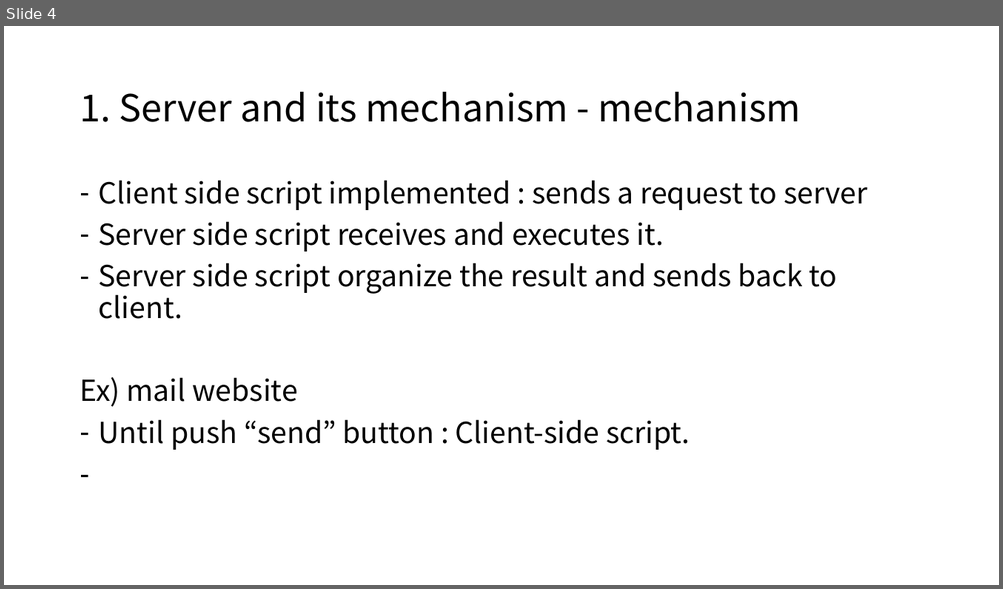
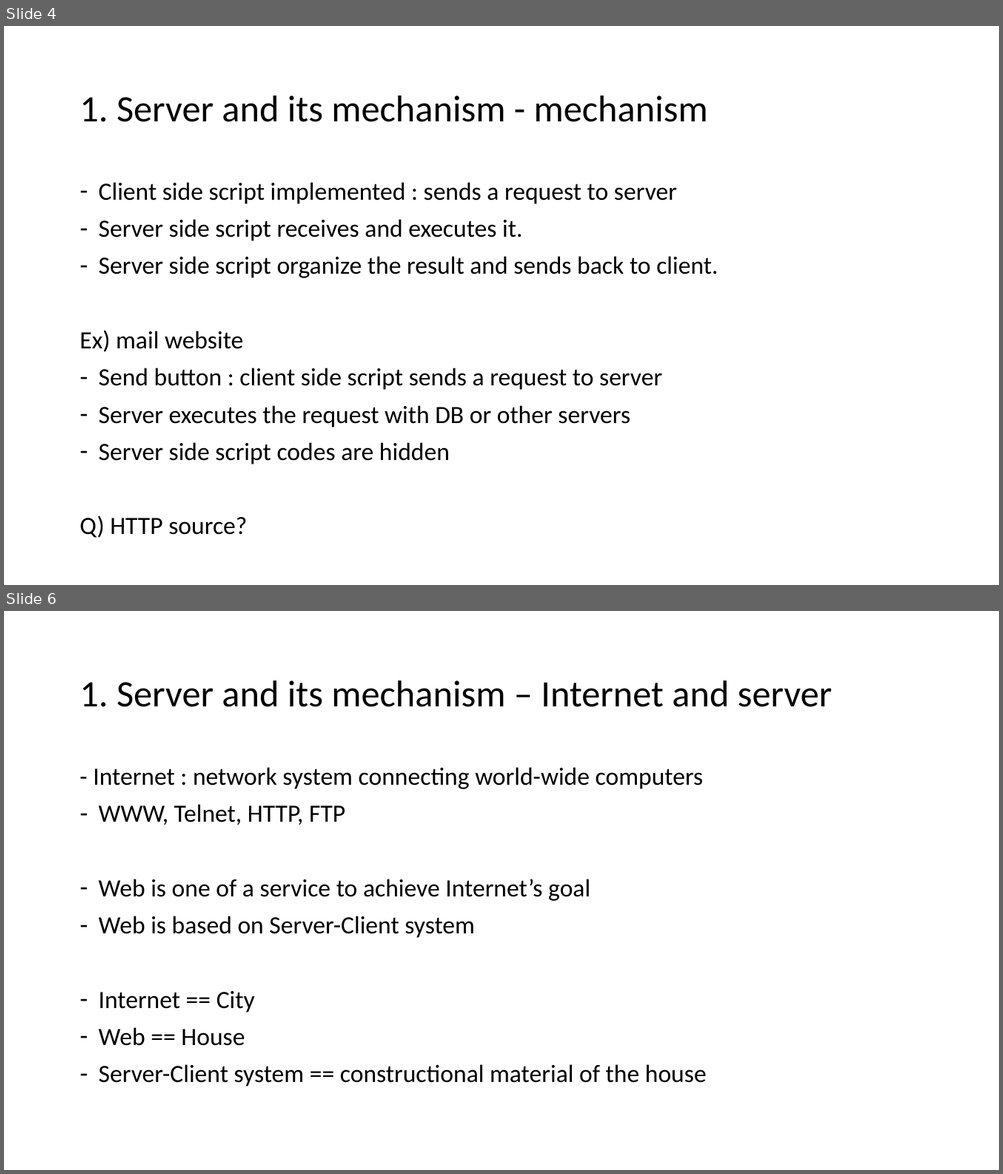
Before and after one commit to GanziDaeyong/self.seminar, a slide deck: SelfSeminar_2_ServerAndServerLanguage.pptx. Shown one above the other, each under a label of ours: slide 4 before the commit, slides 4 and 6 after it; the slides between them are not shown. The pictures are 1003x589 and 1003x1174 pixels, drawn with LibreOffice and Linux fonts; fonts in the diff are those of the drawing. Boxes give left, top, right and bottom in pixels: in the first picture for what was removed or moved away, otherwise in the second. Text is boxed around its words. In the diff, an @@ line names an element or a change of style, - is before the commit and + after.

```diff
--- a/SelfSeminar_2_ServerAndServerLanguage.pptx
+++ b/SelfSeminar_2_ServerAndServerLanguage.pptx
@@ slide 6 added at (4, 611, 999, 1170), background #FFFFFF @@
@@ title added at (79, 681, 832, 707), 36 pt, text #000000 @@
+1. Server and its mechanism – Internet and server
@@ text added at (93, 767, 706, 1087), 24 pt, text #000000 @@
+- Internet : network system connecting world-wide computers
+– WWW, Telnet, HTTP, FTP
+– Web is one of a service to achieve Internet’s goal
+– Web is based on Server-Client system
+– Internet == City
+– Web == House
+– Server-Client system == constructional material of the house
@@ slide 4 changed as well @@
@@ title "1. Server and its mechanism ..." at (79, 96, 708, 122): font Noto Sans CJK KR to Calibri @@
@@ text at (79, 182, 717, 352): size 28 to 24 pt, font Noto Sans CJK KR to Calibri in "Client side script implemented : sends a ...", "Server side script receives and executes it.", "Server side script organize the result and ...", "Ex) mail website" @@
@@ text at (79, 368, 662, 538): text changed; size 28 to 24 pt; font Noto Sans CJK KR to Calibri @@
-– Until push “send” button : Client-side script.
+– Send button : client side script sends a request to server
+– Server executes the request with DB or other servers
+– Server side script codes are hidden
+Q) HTTP source?
```
Also in this commit, not shown: 3 other slides changed, 17 other slides added, 5 slides removed, 2 other files.
